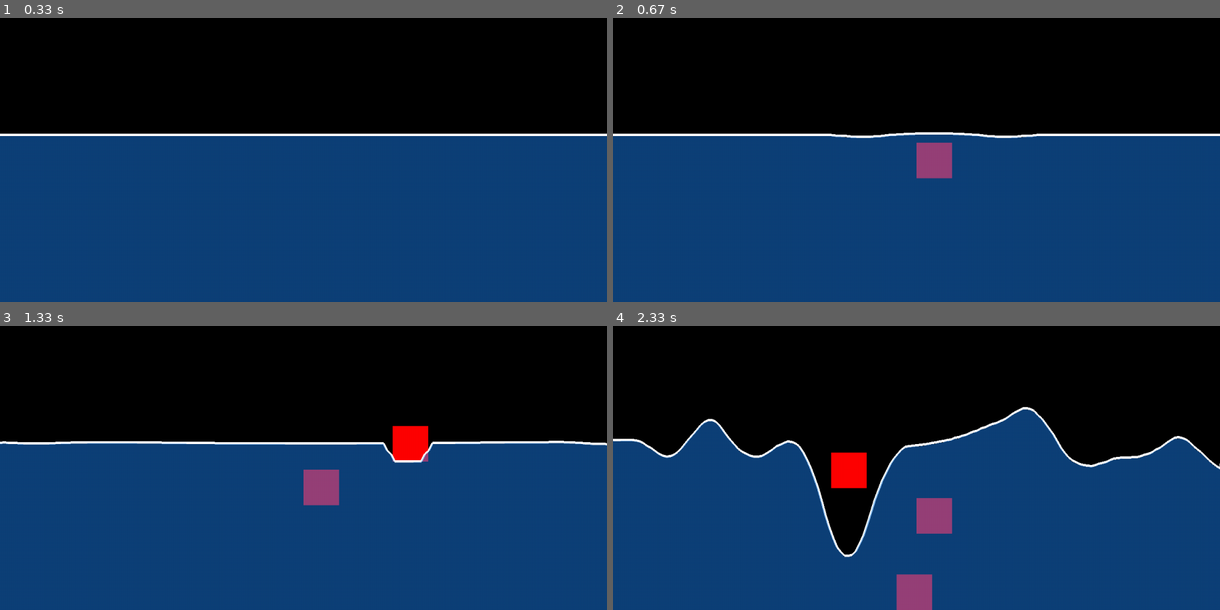
Above: before the commit, frames 1-4 (two rows, left to right).
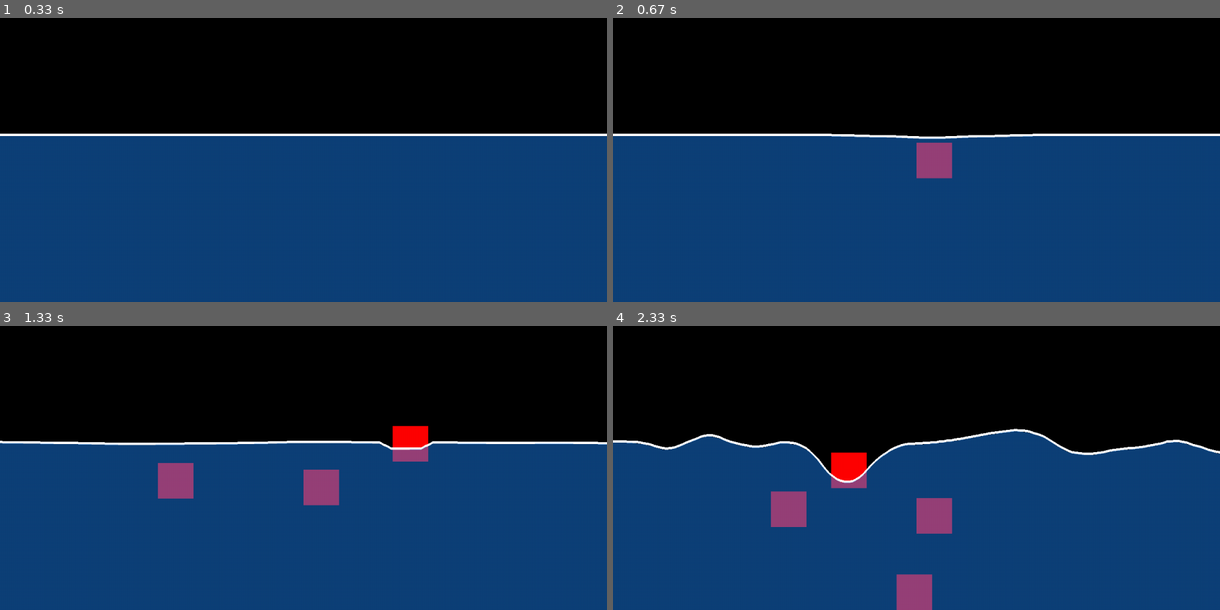
Above: after the commit, the same moments.

Repository: GrumpyDude02/2d-water-effect-pygame
Game: pygame game, started from newwater.py
Two runs of this game, one before a commit and one after it. Both use one fixed random seed, a clock stepped at 60 frames per second and the inputs below.
Inputs (mouse positions are in pixels of both pictures, inside the frame that each line leads up to):
- Up to frame 1 (0.33 s): no input
- Up to frame 2 (0.67 s): click (916, 137) at 0.38 s
- Up to frame 3 (1.33 s): click (157, 448) at 0.72 s; click (394, 328) at 1.05 s
- Up to frame 4 (2.33 s): click (928, 331) at 1.38 s; click (898, 388) at 1.72 s; click (831, 374) at 2.05 s

Frame 1 is identical in both runs. In frame 2, 0.5% of the frame differs, in the area x 36-70%, y 40-43%; in frame 3, 2.0%; in frame 4, 6.3%, in the area x 0-100%, y 28-82%.

Commit message:
tweaked values

Diff:
--- a/newwater.py
+++ b/newwater.py
@@ -21,7 +21,7 @@
         self.pos=Vector2(x,y)
         self.tile=64
         self.speed=speed
-        self.rect=pygame.Rect(self.pos.x,self.pos.y,5,5)
+        self.rect=pygame.Rect(self.pos.x,self.pos.y,15,20)
 
 class falling_object2():
     def __init__(self,pos,accelartion,speed):
@@ -66,7 +66,7 @@
         for waters in water_list:
             if cube.rect.colliderect(waters.rect):
                 cube.inwater=True
-                waters.speed+=cube.speed*0.75
+                waters.speed+=cube.speed*0.25
 
         if cube.inwater:
             cube.acc-=cube.acc*2
